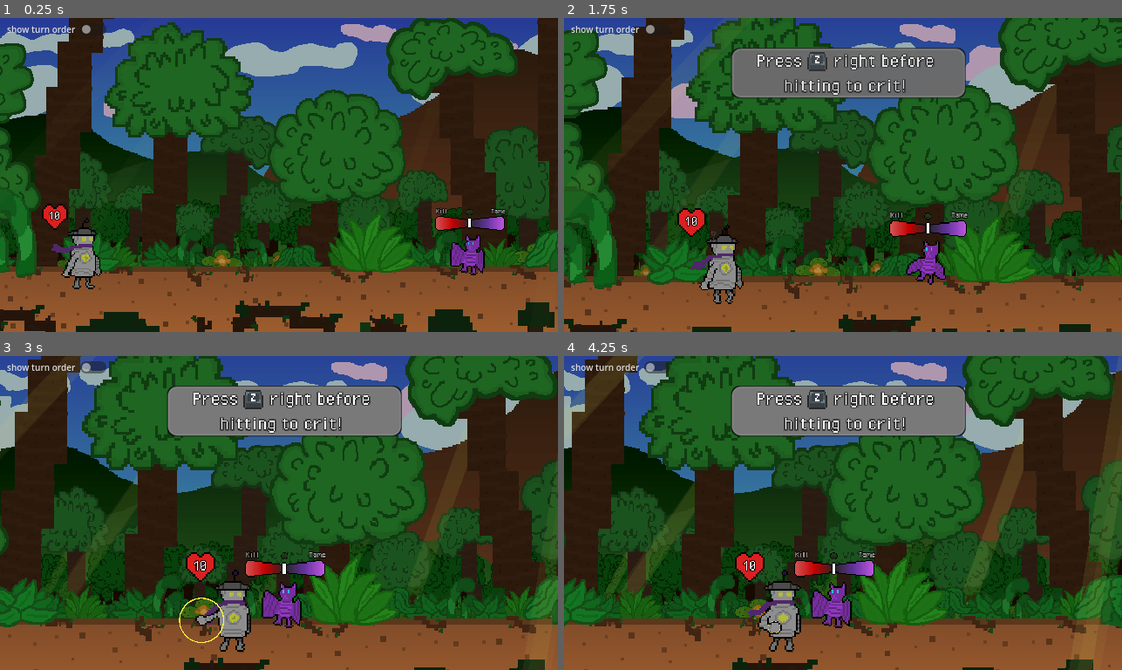
Above: before the commit, frames 1-4 (two rows, left to right).
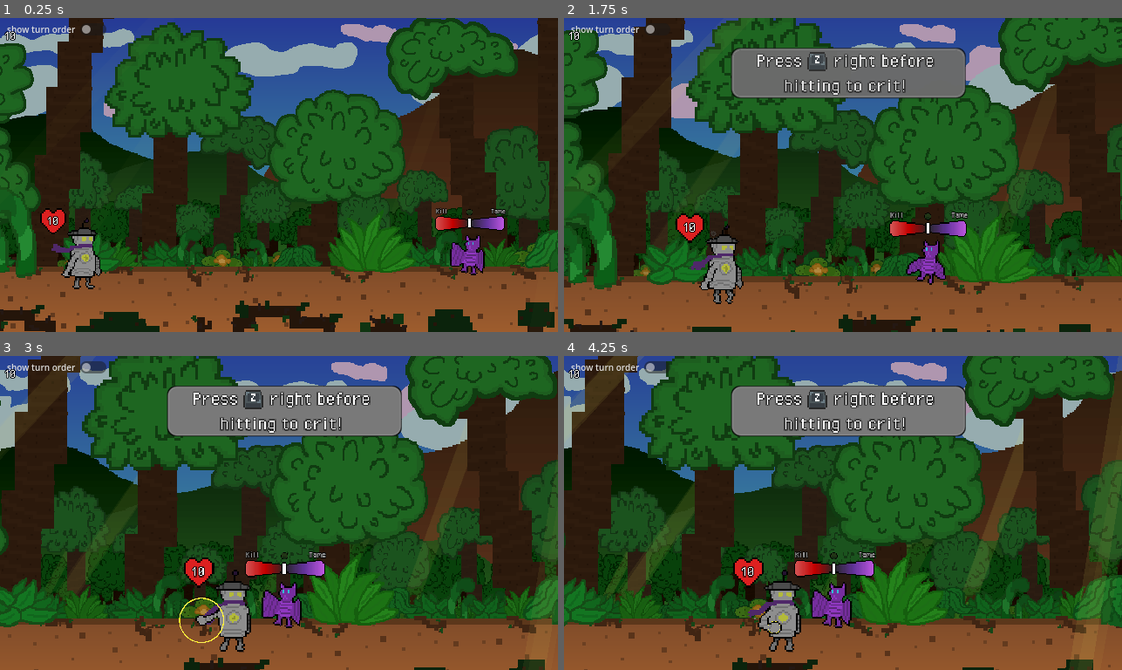
Above: after the commit, the same moments.

Repository: greeeegartur/cgvr-thesis
Game: Godot game, scene res://Scenes/CombatScene.tscn
Same seed, same stepped clock (60 frames per second), same inputs: the game is played once before the commit and once after it.
Inputs:
- Up to frame 1 (0.25 s): no input
- Up to frame 2 (1.75 s): tap Enter (ui_accept) at 0.5, 0.77, 1.07, 1.52 s; hold Right (ui_right) 0.53-1.28 s; tap A (heat_a) at 0.6 s; hold Down (ui_down) from 1.28 s (still down); tap B (heat_b) at 1.35 s
- Up to frame 3 (3 s): tap Enter (ui_accept) at 1.82 s; release Down (ui_down) at 2.03 s; hold Right (ui_right) 2.03-2.78 s; tap C (heat_c) at 2.1 s; hold Up (ui_up) from 2.78 s (still down); tap F (heat_f) at 2.85 s
- Up to frame 4 (4.25 s): tap Enter (ui_accept) at 3.02, 3.32, 3.77, 4.07 s; release Up (ui_up) at 3.53 s; hold Left (ui_left) from 3.53 s (still down); tap J (heat_j) at 3.6 s

The runs differ from the first frame. In frame 1, 0.3% of the frame differs, in the area x 0-13%, y 4-69%; in frame 2, 0.4%; in frame 3, 0.4%, in the area x 0-39%, y 4-74%; in frame 4, 0.4%.

Commit message:
Player HP UI

Diff:
--- a/droidream/Scenes/CombatScene.tscn
+++ b/droidream/Scenes/CombatScene.tscn
@@ -22,6 +22,7 @@
 [ext_resource type="PackedScene" uid="uid://dcr1tuso7nppj" path="res://Scenes/VFX/RewardsScreen.tscn" id="14_et1op"]
 [ext_resource type="PackedScene" uid="uid://dc0p2hfu0gp6r" path="res://Scenes/VFX/DeathScreen.tscn" id="15_kwghb"]
 [ext_resource type="PackedScene" uid="uid://cwntedolisxe8" path="res://Scenes/VFX/BoonSelectionScreen.tscn" id="17_ad845"]
+[ext_resource type="FontFile" uid="uid://b3ktskch5v4g4" path="res://Graphics/Fonts/PixelOperator.ttf" id="21_lkk3l"]
 [ext_resource type="PackedScene" uid="uid://mnb3nvh3ofas" path="res://Scenes/VFX/HitFeedbackText.tscn" id="22_b7ydo"]
 [ext_resource type="Texture2D" uid="uid://dhg3luy17q64k" path="res://Graphics/Placeholders/Combat/speedlines.png" id="23_ad845"]
 [ext_resource type="PackedScene" uid="uid://rab42iernju0" path="res://Scenes/VFX/RepairObject.tscn" id="25_mtk7o"]
@@ -170,6 +171,29 @@
 flat = true
 icon_alignment = 1
 
+[node name="PlayerStatsHUD" type="Control" parent="UI/CombatUI"]
+layout_mode = 3
+anchors_preset = 0
+offset_right = 157.0
+offset_bottom = 40.0
+
+[node name="PowerRow" type="HBoxContainer" parent="UI/CombatUI/PlayerStatsHUD"]
+layout_mode = 0
+offset_right = 40.0
+offset_bottom = 40.0
+
+[node name="Icon" type="TextureRect" parent="UI/CombatUI/PlayerStatsHUD/PowerRow"]
+layout_mode = 2
+
+[node name="Label" type="Label" parent="UI/CombatUI/PlayerStatsHUD/PowerRow"]
+layout_mode = 2
+theme_override_colors/font_outline_color = Color(0, 0, 0, 1)
+theme_override_constants/outline_size = 3
+theme_override_fonts/font = ExtResource("21_lkk3l")
+theme_override_font_sizes/font_size = 16
+text = "10"
+horizontal_alignment = 1
+
 [node name="Minigames" type="CanvasLayer" parent="."]
 layer = 10
 
--- a/droidream/Scenes/Entities/PlayerVisual.tscn
+++ b/droidream/Scenes/Entities/PlayerVisual.tscn
@@ -926,18 +926,19 @@
 offset_bottom = -37.275
 
 [node name="HPIcon" type="Node2D" parent="PlayerHUD"]
+position = Vector2(-2, 6)
 
 [node name="HeartProgress" type="TextureProgressBar" parent="PlayerHUD/HPIcon"]
-offset_left = -11.0
-offset_top = 3.0
-offset_right = 5.216217
-offset_bottom = 19.216215
-scale = Vector2(1.85, 1.85)
+offset_left = -11.00001
+offset_top = 1.9999924
+offset_right = 5.2162094
+offset_bottom = 18.216213
+scale = Vector2(1.9, 1.9)
 max_value = 1.0
+step = 0.1
 value = 1.0
-fill_mode = 2
+fill_mode = 3
 texture_under = ExtResource("2_1q2bo")
-texture_over = ExtResource("3_ilwea")
 texture_progress = ExtResource("3_ilwea")
 
 [node name="Label" type="Label" parent="PlayerHUD/HPIcon"]
--- a/droidream/Scripts/Combat/PlayerVisual.gd
+++ b/droidream/Scripts/Combat/PlayerVisual.gd
@@ -42,6 +42,10 @@
 func _ready():
 	set_home_position()
 	anim.animation_finished.connect(_on_anim_finished)
+
+	hp_progress.min_value = 0.0
+	hp_progress.max_value = 1.0
+	hp_progress.value = 1.0
 
 	anim.play("player_idle")
 	# Combat scene's process mode (pausing) for minigames
Not shown: 1 places in droidream/Scenes/CombatScene.tscn that only renumber resources
